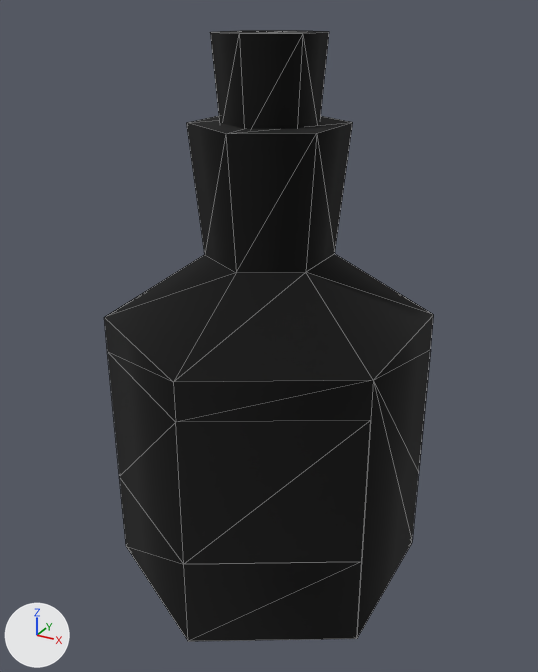
The glTF model Assets/UnityEve/Art/Models/survival/bottle-large.glb: old version first, new version second.
Both versions are drawn from a camera (50 mm lens) standing at (0.0845, -0.154, 0.1485) and looking at (-0.0001, -0.0002, 0.0716). Lighting does not change. The marker at lower left points along +X, +Y and +Z. The older version comes first. Mesh edges are drawn as thin lines. Vertices at exactly the same position are counted once.

Script lines for the objects in view, before the commit:
```python
me_bottle_large = bpy.data.meshes.new('bottle-large')
me_bottle_large.from_pydata(...)  # 66 vertices, 96 faces; spans x -0.0362..0.0362, y -0.0418..0.0418, z 0.0..0.1439
me_bottle_large.materials.append(mat_colormap)  # picture img_colormap_png
ob_bottle_large = bpy.data.objects.new('bottle-large', me_bottle_large)
ob_bottle_large.location = (0.0, 0.0, 0.0)
```
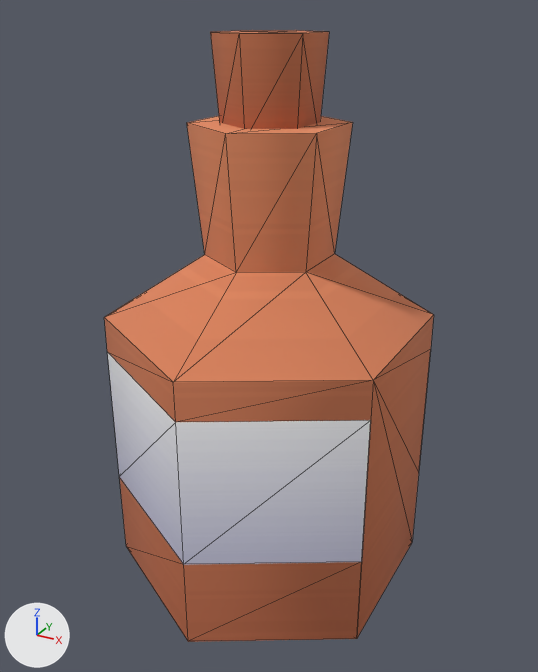
What the commit changed:
me_bottle_large has 66 vertices, 96 faces and spans x -0.0362..0.0362, y -0.0418..0.0418, z 0.0..0.1439.
me_bottle_large is used by ob_bottle_large; location (0.0, 0.0, 0.0).
me_bottle_large part 1: 96 kept faces spanning x -0.0362..0.0362, y -0.0418..0.0418, z 0.0..0.1439 get new texture (UV) coordinates.

What differs and where, as boxes [x1, y1, x2, y2] in the pictures (538 x 672 px):
part 1 of me_bottle_large, surface changed (lighter)
    both: [104, 30, 434, 642]
